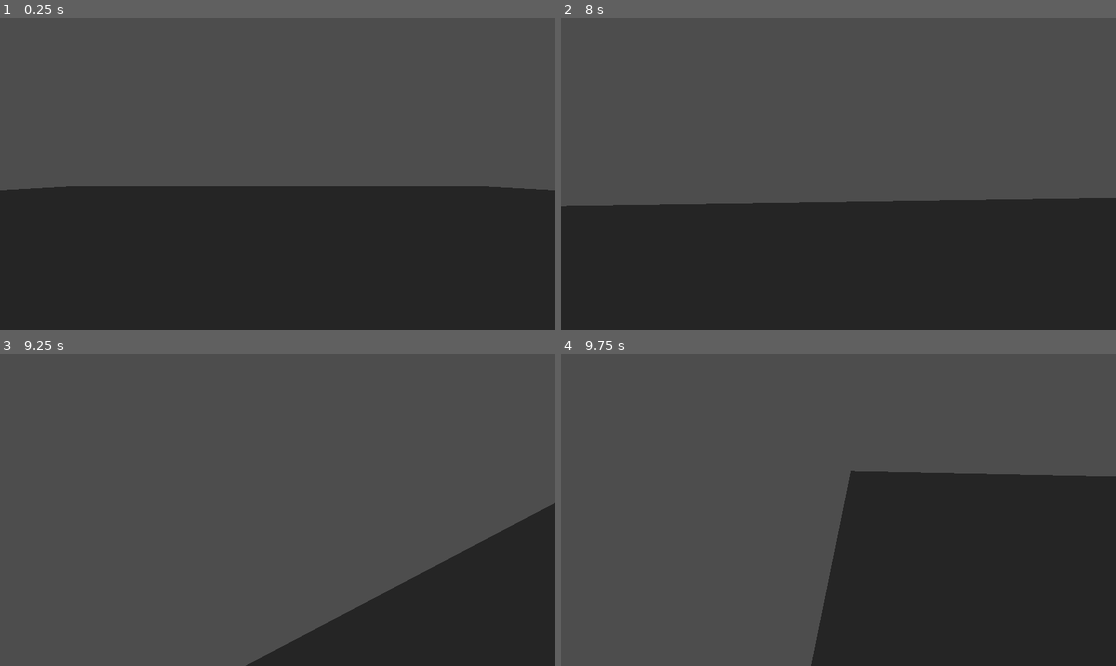
Above: before the commit, frames 1-4 (two rows, left to right).
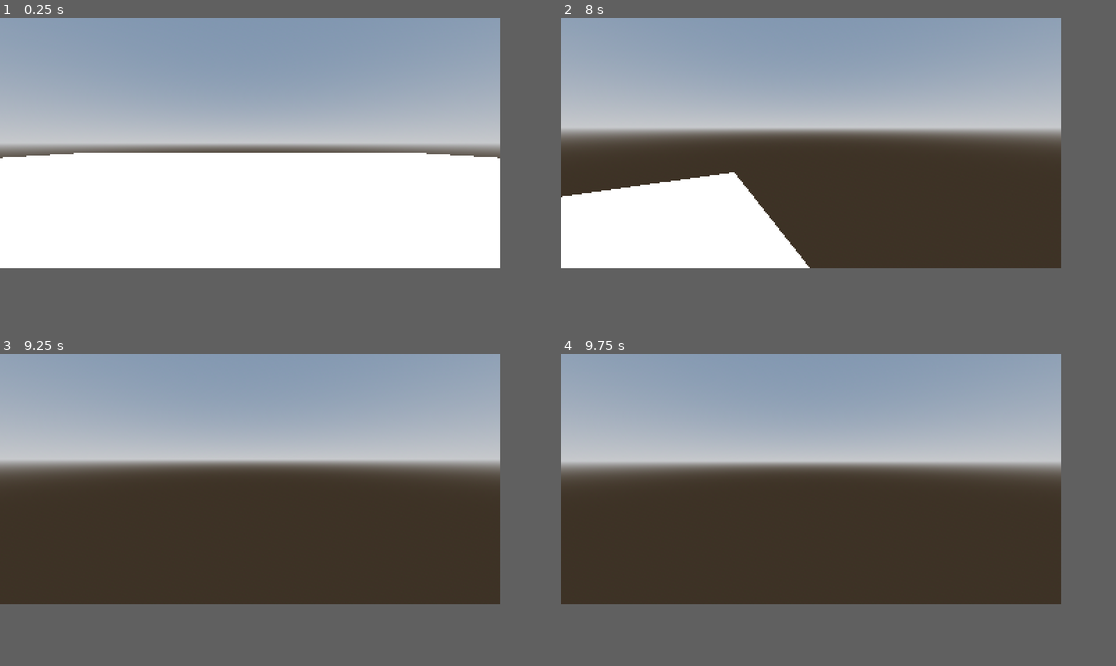
Above: after the commit, the same moments.

Repository: VivanPrasad/game-jam
Game: Godot game, scene res://World.tscn
The game is run twice, just before and just after one commit, with the same random seed, the same clock (stepped at 60 frames per second) and the same inputs.
Inputs (mouse positions are in pixels of both pictures, inside the frame that each line leads up to):
- Up to frame 1 (0.25 s): no input
- Up to frame 2 (8 s): tap Enter (ui_accept) at 0.5, 0.77, 1.52, 3.02, 3.77, 4.52, 6.02, 6.77, 7.52 s; move the mouse to (960, 158) at 0.52 s; hold Right (ui_right) 0.53-1.28 s; click (960, 158) at 0.67 s; move the mouse to (810, 174) at 1.27 s; hold Up (ui_up) 1.28-5.78 s; move the mouse to (849, 167) at 2.02 s; move the mouse to (832, 180) at 2.77 s; move the mouse to (877, 177) at 3.52 s; move the mouse to (794, 170) at 4.27 s; move the mouse to (844, 174) at 5.02 s; move the mouse to (816, 167) at 5.77 s; hold Right (ui_right) 5.78-6.53 s; move the mouse to (866, 174) at 6.52 s; hold Up (ui_up) from 6.53 s (still down); move the mouse to (810, 174) at 7.27 s
- Up to frame 3 (9.25 s): move the mouse to (288, 503) at 8.02 s; move the mouse to (271, 516) at 8.77 s; release Up (ui_up) at 8.78 s; hold Left (ui_left) from 8.78 s (still down); tap Enter (ui_accept) at 9.02 s
- Up to frame 4 (9.75 s): move the mouse to (877, 513) at 9.52 s; release Left (ui_left) at 9.53 s; hold Up (ui_up) from 9.53 s (still down)
In our replay, the window is 799x449 before the commit and 720x360 after it. These sizes can differ from the game's own. Grey fills any space a smaller window leaves; there, only what the larger window draws over its background counts as a difference.

The runs differ from the first frame. In frame 1, 77% of the frame differs, in the area x 0-100%, y 0-81%; in frame 2, 68%; in frame 3, 80%, in the area x 0-100%, y 0-100%; in frame 4, 74%.

Commit message:
environment and test blocks

Diff:
--- a/World.tscn
+++ b/World.tscn
@@ -1,6 +1,22 @@
-[gd_scene load_steps=7 format=3 uid="uid://cddkqg4deufoj"]
+[gd_scene load_steps=11 format=3 uid="uid://cddkqg4deufoj"]
 
 [ext_resource type="Script" path="res://CharacterBody3D.gd" id="1_fqil3"]
+
+[sub_resource type="ProceduralSkyMaterial" id="ProceduralSkyMaterial_kyaoe"]
+sky_top_color = Color(0.384314, 0.454902, 0.54902, 1)
+sky_horizon_color = Color(0.646078, 0.655975, 0.670505, 1)
+ground_horizon_color = Color(0.646078, 0.655975, 0.670505, 1)
+
+[sub_resource type="Sky" id="Sky_310rs"]
+sky_material = SubResource("ProceduralSkyMaterial_kyaoe")
+
+[sub_resource type="Environment" id="Environment_ldko8"]
+background_mode = 2
+sky = SubResource("Sky_310rs")
+tonemap_mode = 2
+volumetric_fog_density = 0.2097
+volumetric_fog_albedo = Color(0.603922, 1, 0, 1)
+adjustment_brightness = 2.22
 
 [sub_resource type="CapsuleMesh" id="CapsuleMesh_2nxgg"]
 
@@ -13,9 +29,22 @@
 [sub_resource type="ConcavePolygonShape3D" id="ConcavePolygonShape3D_io5in"]
 data = PackedVector3Array(25, 0, 25, -25, 0, 25, 25, 0, -25, -25, 0, 25, -25, 0, -25, 25, 0, -25)
 
-[sub_resource type="Environment" id="Environment_ua6g1"]
+[sub_resource type="BoxMesh" id="BoxMesh_pkhg1"]
+
+[sub_resource type="StandardMaterial3D" id="StandardMaterial3D_m7o1n"]
+albedo_color = Color(1, 0.862745, 0.309804, 1)
+metallic = 1.0
+roughness = 0.0
+clearcoat_roughness = 1.0
 
 [node name="World" type="Node3D"]
+
+[node name="WorldEnvironment" type="WorldEnvironment" parent="."]
+environment = SubResource("Environment_ldko8")
+
+[node name="DirectionalLight3D" type="DirectionalLight3D" parent="."]
+transform = Transform3D(-0.866025, -0.433013, 0.25, 0, 0.5, 0.866025, -0.5, 0.75, -0.433013, 0, 0, 0)
+shadow_enabled = true
 
 [node name="CharacterBody3D" type="CharacterBody3D" parent="."]
 transform = Transform3D(1, 0, 0, 0, 1, 0, 0, 0, 1, 0, 1, 0)
@@ -40,5 +69,11 @@
 [node name="CollisionShape3D" type="CollisionShape3D" parent="MeshInstance3D/StaticBody3D"]
 shape = SubResource("ConcavePolygonShape3D_io5in")
 
-[node name="WorldEnvironment" type="WorldEnvironment" parent="."]
-environment = SubResource("Environment_ua6g1")
+[node name="MeshInstance3D2" type="MeshInstance3D" parent="."]
+transform = Transform3D(1, 0, 0, 0, 1, 0, 0, 0, 1, 0, 0.551462, 11.8055)
+mesh = SubResource("BoxMesh_pkhg1")
+
+[node name="MeshInstance3D3" type="MeshInstance3D" parent="."]
+transform = Transform3D(2, 0, 0, 0, 5, 0, 0, 0, 2, 15.1599, 0.521943, 11.8055)
+material_override = SubResource("StandardMaterial3D_m7o1n")
+mesh = SubResource("BoxMesh_pkhg1")
--- a/project.godot
+++ b/project.godot
@@ -15,6 +15,45 @@
 config/features=PackedStringArray("4.0", "Mobile")
 config/icon="res://icon.svg"
 
+[display]
+
+window/size/viewport_width=360
+window/size/viewport_height=180
+window/size/window_width_override=1440
+window/size/window_height_override=720
+window/stretch/mode="viewport"
+
+[input]
+
+ui_left={
+"deadzone": 0.5,
+"events": [Object(InputEventKey,"resource_local_to_scene":false,"resource_name":"","device":0,"window_id":0,"alt_pressed":false,"shift_pressed":false,"ctrl_pressed":false,"meta_pressed":false,"pressed":false,"keycode":4194319,"physical_keycode":0,"unicode":4194319,"echo":false,"script":null)
+, Object(InputEventJoypadButton,"resource_local_to_scene":false,"resource_name":"","device":0,"button_index":13,"pressure":0.0,"pressed":false,"script":null)
+, Object(InputEventKey,"resource_local_to_scene":false,"resource_name":"","device":0,"window_id":0,"alt_pressed":false,"shift_pressed":false,"ctrl_pressed":false,"meta_pressed":false,"pressed":false,"keycode":0,"physical_keycode":65,"unicode":0,"echo":false,"script":null)
+]
+}
+ui_right={
+"deadzone": 0.5,
+"events": [Object(InputEventKey,"resource_local_to_scene":false,"resource_name":"","device":0,"window_id":0,"alt_pressed":false,"shift_pressed":false,"ctrl_pressed":false,"meta_pressed":false,"pressed":false,"keycode":4194321,"physical_keycode":0,"unicode":4194321,"echo":false,"script":null)
+, Object(InputEventJoypadButton,"resource_local_to_scene":false,"resource_name":"","device":0,"button_index":14,"pressure":0.0,"pressed":false,"script":null)
+, Object(InputEventKey,"resource_local_to_scene":false,"resource_name":"","device":0,"window_id":0,"alt_pressed":false,"shift_pressed":false,"ctrl_pressed":false,"meta_pressed":false,"pressed":false,"keycode":0,"physical_keycode":68,"unicode":0,"echo":false,"script":null)
+]
+}
+ui_up={
+"deadzone": 0.5,
+"events": [Object(InputEventKey,"resource_local_to_scene":false,"resource_name":"","device":0,"window_id":0,"alt_pressed":false,"shift_pressed":false,"ctrl_pressed":false,"meta_pressed":false,"pressed":false,"keycode":4194320,"physical_keycode":0,"unicode":4194320,"echo":false,"script":null)
+, Object(InputEventJoypadButton,"resource_local_to_scene":false,"resource_name":"","device":0,"button_index":11,"pressure":0.0,"pressed":false,"script":null)
+, Object(InputEventKey,"resource_local_to_scene":false,"resource_name":"","device":0,"window_id":0,"alt_pressed":false,"shift_pressed":false,"ctrl_pressed":false,"meta_pressed":false,"pressed":false,"keycode":0,"physical_keycode":87,"unicode":0,"echo":false,"script":null)
+]
+}
+ui_down={
+"deadzone": 0.5,
+"events": [Object(InputEventKey,"resource_local_to_scene":false,"resource_name":"","device":0,"window_id":0,"alt_pressed":false,"shift_pressed":false,"ctrl_pressed":false,"meta_pressed":false,"pressed":false,"keycode":4194322,"physical_keycode":0,"unicode":4194322,"echo":false,"script":null)
+, Object(InputEventJoypadButton,"resource_local_to_scene":false,"resource_name":"","device":0,"button_index":12,"pressure":0.0,"pressed":false,"script":null)
+, Object(InputEventKey,"resource_local_to_scene":false,"resource_name":"","device":0,"window_id":0,"alt_pressed":false,"shift_pressed":false,"ctrl_pressed":false,"meta_pressed":false,"pressed":false,"keycode":0,"physical_keycode":83,"unicode":0,"echo":false,"script":null)
+]
+}
+
 [rendering]
 
 renderer/rendering_method="mobile"
